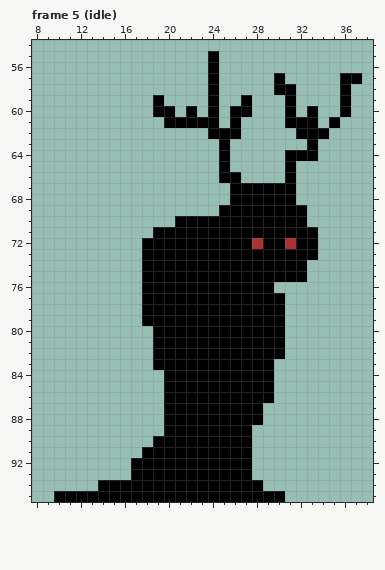
A pixel-art file gets an edit: Game_assets/Mob/Boss/Deer/deer.aseprite. This is how it looked before the edit.
49x96 pixels, 33 frames. Shown: frame 5 (idle): x 8..38, y 54..95.
New version:
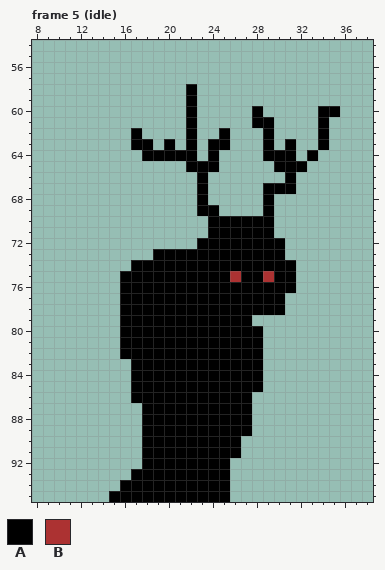
Palette (. is transparent): A #000000  B #ac3232
What changed:
Frame 5 (idle), layer "Layer 1":
y 55..56: x 24 A -> .
y 57: x 24 A -> .; x 30 A -> .; x 36..37 AA -> ..
y 58: x 22 . -> A; x 24 A -> .; x 30..31 AA -> ..; x 36 A -> .
y 59: x 19 A -> .; x 22 . -> A; x 24 A -> .; x 27 A -> .; x 31 A -> .; x 36 A -> .
y 60: x 19..20 AA -> ..; x 24 A -> .; x 26..28 AA. -> ..A; x 31 A -> .; x 33..36 A..A -> .AA.
y 61: x 20..21 AA -> ..; x 23..24 AA -> ..; x 26 A -> .; x 28..29 .. -> AA; x 31..35 AAA.A -> ...A.
y 62: x 17 . -> A; x 22 . -> A; x 24 A -> .; x 26 A -> .; x 29 . -> A; x 32..33 AA -> ..
y 63: x 17..18 .. -> AA; x 20 . -> A; x 22 . -> A; x 24 . -> A; x 29 . -> A; x 31 . -> A; x 33..34 A. -> .A
y 64: x 18..22 ..... -> AAAAA; x 24..25 .A -> A.; x 29..30 .. -> AA; x 32 A -> .
y 65: x 22..25 ...A -> AAA.; x 30 . -> A; x 32 . -> A
y 66: x 23 . -> A; x 25..26 AA -> ..
y 67: x 23 . -> A; x 26..28 AAA -> ...
y 68: x 23 . -> A; x 26..28 AAA -> ...; x 30..31 AA -> ..
y 69: x 23..28 ..AAAA -> AA....; x 30..32 AAA -> ...
y 70: x 21..23 AAA -> ...; x 30..32 AAA -> ...
y 71: x 19..23 AAAAA -> .....; x 30..33 AAAA -> ....
y 72: x 18..22 AAAAA -> .....; x 28 B -> A; x 31..33 BAA -> ...
y 73: x 18 A -> .; x 31..33 AAA -> ...
y 74: x 17 . -> A; x 32 A -> .
y 75: x 16..17 .. -> AA; x 26 A -> B; x 29 A -> B; x 32 A -> .
y 76: x 16..17 .. -> AA; x 30..31 .. -> AA
y 77..78: x 16..17 .. -> AA
y 79: x 16..17 .. -> AA; x 28..30 AAA -> ...
y 80..82: x 16..18 ... -> AAA; x 29..30 AA -> ..
y 83: x 17..18 .. -> AA; x 29 A -> .
y 84..85: x 17..19 ... -> AAA; x 29 A -> .
y 86: x 17..19 ... -> AAA; x 28..29 AA -> ..
y 87..88: x 18..19 .. -> AA; x 28 A -> .
y 89: x 18..19 .. -> AA
y 90: x 18 . -> A; x 27 A -> .
y 91: x 27 A -> .
y 92: x 17 A -> .; x 26..27 AA -> ..
y 93: x 26..27 AA -> ..
y 94: x 14..15 AA -> ..; x 26..28 AAA -> ...
y 95: x 10..14 AAAAA -> .....; x 26..30 AAAAA -> .....
Pixel boxes of the changes (left, top, right, bottom) in both pictures:
changed: (54, 51, 362, 502)
